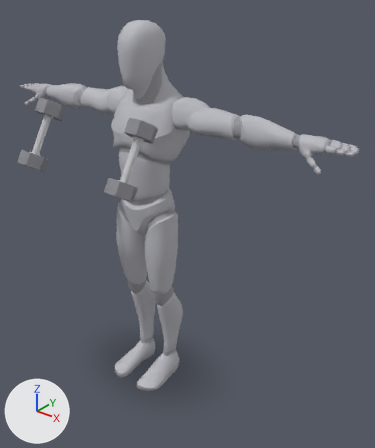
A saved change to the glTF model app/src/main/assets/mannequins/db_hammer_curl.glb.
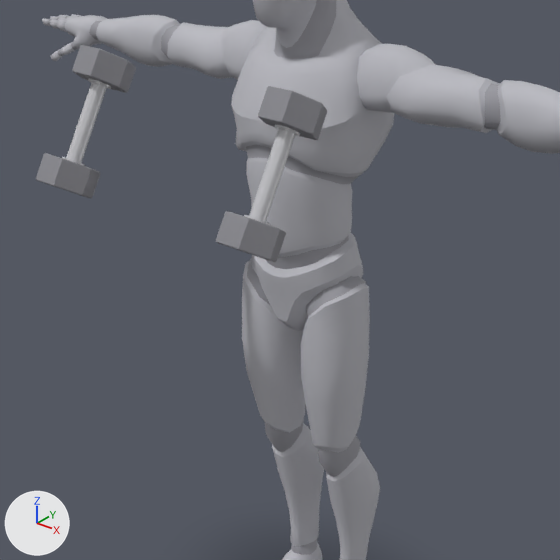
Each version is shown whole from a camera (50 mm lens) standing at (1.603, -1.694, 2.01) and looking at (0.176, 0.09, 0.904), then close up on the part from 0% to 72% of the width and 17% to 77% of the height. Every picture has the same lights, and +X, +Y and +Z are marked at lower left. The older version's two pictures come first.

Objects in the first close-up: 'body', 'body_1', 'dumbbell_l_0', 'dumbbell_l_2', 'dumbbell_l_4', 'dumbbell_r_0', 'dumbbell_r_2', 'dumbbell_r_4' and 3 more.
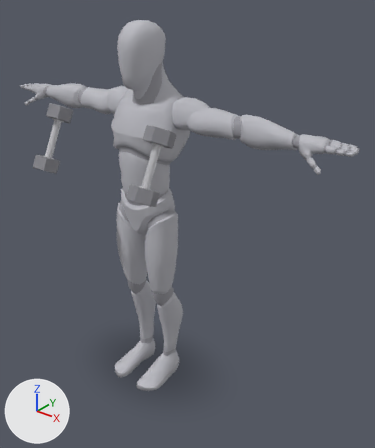
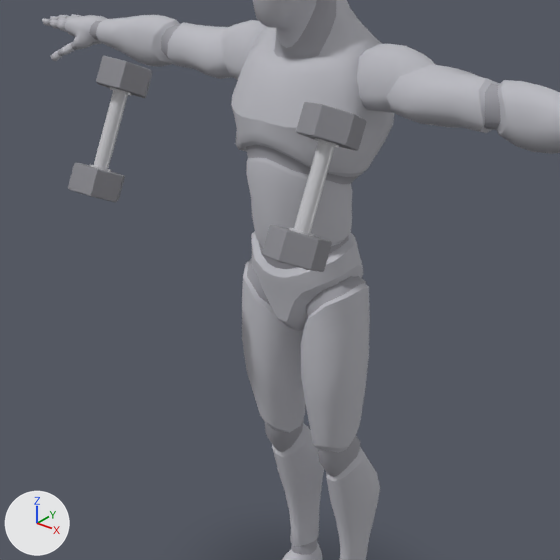
ob_dumbbell_r is not drawn itself; it is the parent of ob_dumbbell_r_0, ob_dumbbell_r_1, ob_dumbbell_r_2, ob_dumbbell_r_3, ob_dumbbell_r_4.
ob_dumbbell_l is not drawn itself; it is the parent of ob_dumbbell_l_0, ob_dumbbell_l_1, ob_dumbbell_l_2, ob_dumbbell_l_3, ob_dumbbell_l_4.

Location of each change, (x1, y1, x2, y2) in pixels of the close-ups (560 x 560 px):
'dumbbell_l_2', moved, turned
    before: (258, 86, 327, 140)
    after: (262, 225, 332, 272)
'dumbbell_l_4', moved, turned
    before: (216, 211, 286, 262)
    after: (296, 102, 366, 151)
'dumbbell_l_0', moved, turned
    before: (249, 128, 295, 222)
    after: (294, 142, 335, 233)
'dumbbell_r_2', moved, turned
    before: (36, 153, 100, 198)
    after: (68, 163, 125, 202)
'dumbbell_r_0', moved, turned
    before: (66, 82, 107, 163)
    after: (94, 90, 128, 169)
'dumbbell_r_4', moved, turned
    before: (72, 45, 136, 93)
    after: (96, 56, 152, 98)
'dumbbell_l_1', moved, turned
    before: (275, 124, 300, 136)
    after: (289, 228, 314, 237)
'dumbbell_l_3', moved, turned
    before: (244, 215, 270, 225)
    after: (314, 138, 339, 148)
'dumbbell_r_3', moved, turned
    before: (88, 78, 111, 89)
    after: (110, 87, 132, 96)
'dumbbell_r_1', moved, turned
    before: (62, 157, 85, 166)
    after: (89, 164, 112, 172)

The change, as a diff of the scene's bpy script:
```diff
--- a/app/src/main/assets/mannequins/db_hammer_curl.glb.py
+++ b/app/src/main/assets/mannequins/db_hammer_curl.glb.py
@@ ob_dumbbell_r @@
 ob_dumbbell_r.parent = ob_dumbbells
-ob_dumbbell_r.location = (-0.27, -0.368, 1.371)
-ob_dumbbell_r.rotation_euler = (-1.028, -1.028, 1.571)  # degrees (-59, -59, 90)
+ob_dumbbell_r.location = (-0.299, -0.288, 1.331)
+ob_dumbbell_r.rotation_euler = (1.321, -1.11, 1.571)  # degrees (76, -64, 90)
@@ ob_dumbbell_l @@
 ob_dumbbell_l.parent = ob_dumbbells
-ob_dumbbell_l.location = (0.27, -0.368, 1.371)
-ob_dumbbell_l.rotation_euler = (-1.028, 1.028, -1.571)  # degrees (-59, 59, -90)
+ob_dumbbell_l.location = (0.299, -0.288, 1.331)
+ob_dumbbell_l.rotation_euler = (-1.321, -1.11, 1.57)  # degrees (-76, -64, 90)
```
